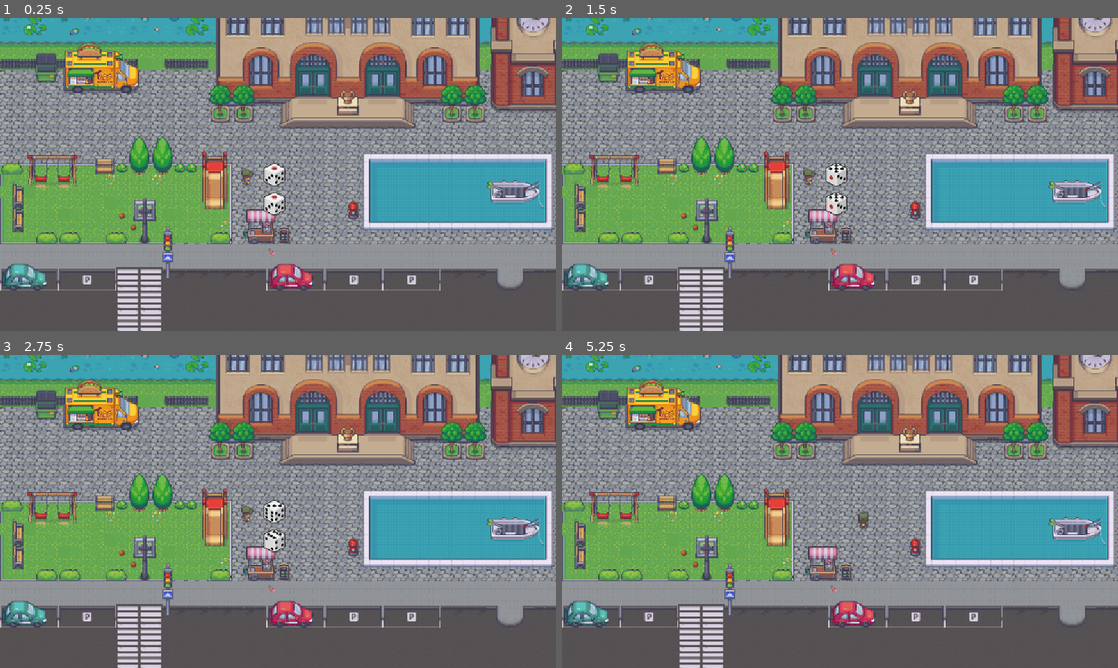
Above: before the commit, frames 1-4 (two rows, left to right).
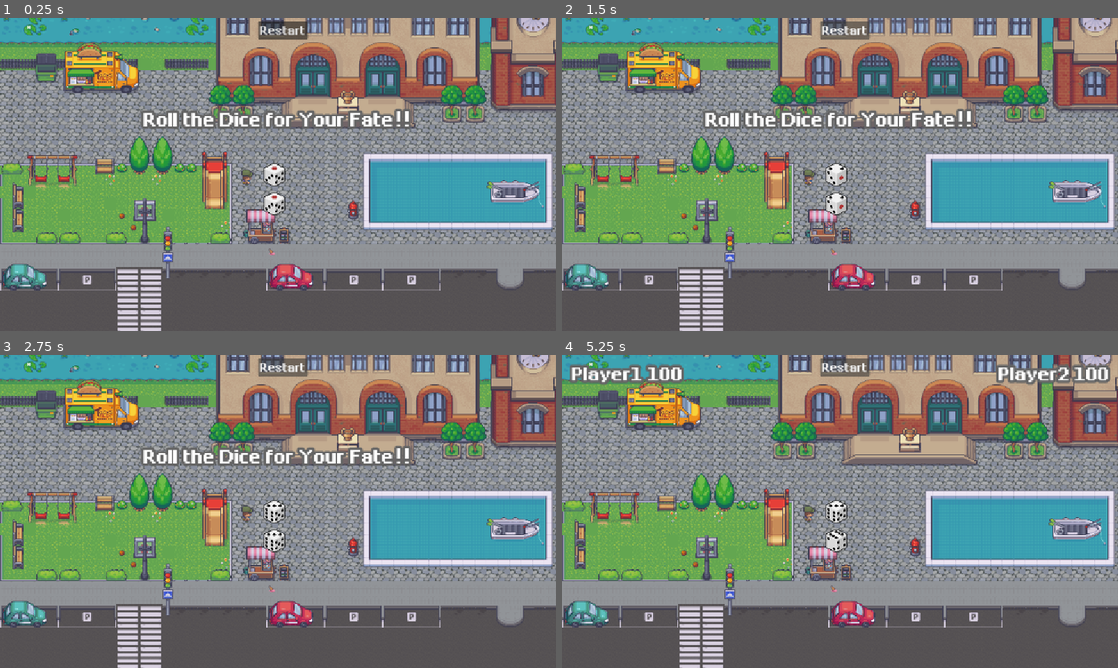
Above: after the commit, the same moments.

Repository: Riley1189/GameJam202508
Game: Godot game, scene res://Scenes/Game.tscn
Two runs of this game, one before a commit and one after it. Both use one fixed random seed, a clock stepped at 60 frames per second and the inputs below.
Inputs (mouse positions are in pixels of both pictures, inside the frame that each line leads up to):
- Up to frame 1 (0.25 s): no input
- Up to frame 2 (1.5 s): click (845, 30) at 0.5 s, where only the run after the commit has a clickable "Restart"; click (845, 30) at 1.25 s, where only the run after the commit has a clickable "Restart"
- Up to frame 3 (2.75 s): click (283, 367) at 2 s, where only the run after the commit has a clickable "Restart"
- Up to frame 4 (5.25 s): hold D (right1) 2.78-3.53 s; tap E (attack1) every 0.75 s from 2.85 to 5.1 s; hold S (down1) 3.53-4.28 s; hold D (right1) 4.28-5.03 s; hold W (up1) from 5.03 s (still down)

The runs differ from the first frame. In frame 1, 2.4% of the frame differs, in the area x 25-74%, y 1-36%; in frame 2, 2.5%; in frame 3, 2.5%; in frame 4, 3.2%, in the area x 1-99%, y 1-64%.

Commit message:
UIscript

Diff:
--- a/Scenes/Game.tscn
+++ b/Scenes/Game.tscn
@@ -10,6 +10,10 @@
 [ext_resource type="Texture2D" uid="uid://btch6dgo7njpq" path="res://Sprites/11_Camping_16x16.png" id="6_2irst"]
 [ext_resource type="Texture2D" uid="uid://dkany00m7ywt4" path="res://Sprites/1_Terrains_and_Fences_16x16.png" id="7_2irst"]
 [ext_resource type="PackedScene" uid="uid://d2fu72ypw23p5" path="res://Scenes/Player1.tscn" id="9_bf53h"]
+[ext_resource type="FontFile" uid="uid://6ovj4qv4mhix" path="res://AssetBundle/Uranus_Pixel_11Px.ttf" id="12_3cx6b"]
+[ext_resource type="Script" uid="uid://dhdrkscwtafbr" path="res://Scripts/UI_rolldice.gd" id="13_3cx6b"]
+[ext_resource type="Script" uid="uid://du883ycyemh71" path="res://Scripts/Reload.gd" id="13_wxwew"]
+[ext_resource type="Script" uid="uid://dd1aqvauqivx4" path="res://Scripts/UI_player.gd" id="14_wxwew"]
 
 [sub_resource type="TileSetAtlasSource" id="TileSetAtlasSource_71axn"]
 texture = ExtResource("2_kldst")
@@ -16060,4 +16064,123 @@
 rotation = -1.5708
 shape = SubResource("WorldBoundaryShape2D_dahhg")
 
+[node name="UI" type="CanvasLayer" parent="."]
+
+[node name="Button" type="Button" parent="UI"]
+offset_left = 534.0
+offset_top = 6.0
+offset_right = 636.0
+offset_bottom = 44.0
+size_flags_horizontal = 4
+theme_override_fonts/font = ExtResource("12_3cx6b")
+theme_override_font_sizes/font_size = 30
+text = "Restart"
+script = ExtResource("13_wxwew")
+metadata/_edit_use_anchors_ = true
+
+[node name="RollDice" type="Label" parent="UI"]
+anchors_preset = 8
+anchor_left = 0.5
+anchor_top = 0.5
+anchor_right = 0.5
+anchor_bottom = 0.5
+offset_left = -279.0
+offset_top = -140.0
+offset_right = 273.0
+offset_bottom = -91.0
+grow_horizontal = 2
+grow_vertical = 2
+size_flags_vertical = 0
+theme_override_colors/font_outline_color = Color(0.393086, 0.393086, 0.393085, 1)
+theme_override_constants/outline_size = 20
+theme_override_fonts/font = ExtResource("12_3cx6b")
+theme_override_font_sizes/font_size = 48
+text = "Roll the Dice for Your Fate!!"
+script = ExtResource("13_3cx6b")
+
+[node name="GameOver" type="Label" parent="UI"]
+visible = false
+anchors_preset = 8
+anchor_left = 0.5
+anchor_top = 0.5
+anchor_right = 0.5
+anchor_bottom = 0.5
+offset_left = -276.0
+offset_top = -111.5
+offset_right = 276.0
+offset_bottom = 51.5
+grow_horizontal = 2
+grow_vertical = 2
+size_flags_vertical = 0
+theme_override_colors/font_outline_color = Color(0.393086, 0.393086, 0.393085, 1)
+theme_override_constants/outline_size = 20
+theme_override_fonts/font = ExtResource("12_3cx6b")
+theme_override_font_sizes/font_size = 80
+text = "Player1 Lose
+Game Over!!!"
+horizontal_alignment = 1
+
+[node name="Author" type="Label" parent="UI/GameOver"]
+layout_mode = 1
+anchors_preset = 8
+anchor_left = 0.5
+anchor_top = 0.5
+anchor_right = 0.5
+anchor_bottom = 0.5
+offset_left = -278.0
+offset_top = 94.5
+offset_right = 274.0
+offset_bottom = 143.5
+grow_horizontal = 2
+grow_vertical = 2
+size_flags_vertical = 0
+theme_override_colors/font_outline_color = Color(0.393086, 0.393086, 0.393085, 1)
+theme_override_constants/outline_size = 20
+theme_override_fonts/font = ExtResource("12_3cx6b")
+theme_override_font_sizes/font_size = 35
+text = "Game by Riley&Chestnuttart"
+horizontal_alignment = 1
+
+[node name="Player1" type="Label" parent="UI"]
+anchors_preset = 8
+anchor_left = 0.5
+anchor_top = 0.5
+anchor_right = 0.5
+anchor_bottom = 0.5
+offset_left = -556.0
+offset_top = -311.0
+offset_right = -4.0
+offset_bottom = -262.0
+grow_horizontal = 2
+grow_vertical = 2
+size_flags_vertical = 0
+theme_override_colors/font_outline_color = Color(0.393086, 0.393086, 0.393085, 1)
+theme_override_constants/outline_size = 20
+theme_override_fonts/font = ExtResource("12_3cx6b")
+theme_override_font_sizes/font_size = 48
+text = "Player1 100"
+script = ExtResource("14_wxwew")
+
+[node name="Player2" type="Label" parent="UI/Player1"]
+layout_mode = 1
+anchors_preset = 8
+anchor_left = 0.5
+anchor_top = 0.5
+anchor_right = 0.5
+anchor_bottom = 0.5
+offset_left = 286.0
+offset_top = -24.5
+offset_right = 838.0
+offset_bottom = 24.5
+grow_horizontal = 2
+grow_vertical = 2
+size_flags_vertical = 0
+theme_override_colors/font_outline_color = Color(0.393086, 0.393086, 0.393085, 1)
+theme_override_constants/outline_size = 20
+theme_override_fonts/font = ExtResource("12_3cx6b")
+theme_override_font_sizes/font_size = 48
+text = "Player2 100"
+horizontal_alignment = 2
+
 [connection signal="timeout" from="Timer" to="." method="one_round"]
+[connection signal="pressed" from="UI/Button" to="UI/Button" method="_on_pressed"]
--- a/Scenes/Tools/Hydrant.tscn
+++ b/Scenes/Tools/Hydrant.tscn
@@ -45,7 +45,6 @@
 
 [node name="CollisionShape2D" type="CollisionShape2D" parent="."]
 position = Vector2(32, 0)
-scale = Vector2(1, 1)
 shape = SubResource("RectangleShape2D_r5a3y")
 
 [node name="AnimatedSprite2D" type="AnimatedSprite2D" parent="."]
@@ -54,4 +53,4 @@
 sprite_frames = SubResource("SpriteFrames_fs36a")
 animation = &"idle"
 autoplay = "idle"
-frame_progress = 0.94965
+frame_progress = 0.00142028
--- a/Scenes/Tools/TrafficLight.tscn
+++ b/Scenes/Tools/TrafficLight.tscn
@@ -81,13 +81,13 @@
 
 [node name="Sprite2D" type="Sprite2D" parent="."]
 position = Vector2(0, -32)
-texture = ExtResource("1_ii5tt")
+texture = ExtResource("1_t13it")
 
 [node name="AnimatedSprite2D" type="AnimatedSprite2D" parent="."]
 position = Vector2(-0.5, -44.5)
 sprite_frames = SubResource("SpriteFrames_nb6fy")
 animation = &"idle"
-frame_progress = 0.635524
+frame_progress = 0.280357
 
 [node name="CollisionShape2D" type="CollisionShape2D" parent="."]
 position = Vector2(0, -32)
--- a/Scenes/ui.tscn
+++ /dev/null
@@ -1,106 +0,0 @@
-[gd_scene load_steps=2 format=3 uid="uid://dnidluluiuh0i"]
-
-[ext_resource type="FontFile" uid="uid://6ovj4qv4mhix" path="res://AssetBundle/Uranus_Pixel_11Px.ttf" id="1_jxero"]
-
-[node name="UI" type="CanvasLayer"]
-
-[node name="RollDice" type="Label" parent="."]
-anchors_preset = 8
-anchor_left = 0.5
-anchor_top = 0.5
-anchor_right = 0.5
-anchor_bottom = 0.5
-offset_left = -279.0
-offset_top = -140.0
-offset_right = 273.0
-offset_bottom = -91.0
-grow_horizontal = 2
-grow_vertical = 2
-size_flags_vertical = 0
-theme_override_colors/font_outline_color = Color(0.393086, 0.393086, 0.393085, 1)
-theme_override_constants/outline_size = 20
-theme_override_fonts/font = ExtResource("1_jxero")
-theme_override_font_sizes/font_size = 48
-text = "Roll the Dice for Your Fate!!"
-
-[node name="Player1" type="Label" parent="."]
-anchors_preset = 8
-anchor_left = 0.5
-anchor_top = 0.5
-anchor_right = 0.5
-anchor_bottom = 0.5
-offset_left = -556.0
-offset_top = -311.0
-offset_right = -4.0
-offset_bottom = -262.0
-grow_horizontal = 2
-grow_vertical = 2
-size_flags_vertical = 0
-theme_override_colors/font_outline_color = Color(0.393086, 0.393086, 0.393085, 1)
-theme_override_constants/outline_size = 20
-theme_override_fonts/font = ExtResource("1_jxero")
-theme_override_font_sizes/font_size = 48
-text = "Player1 100"
-
-[node name="Player2" type="Label" parent="Player1"]
-layout_mode = 1
-anchors_preset = 8
-anchor_left = 0.5
-anchor_top = 0.5
-anchor_right = 0.5
-anchor_bottom = 0.5
-offset_left = 286.0
-offset_top = -24.5
-offset_right = 838.0
-offset_bottom = 24.5
-grow_horizontal = 2
-grow_vertical = 2
-size_flags_vertical = 0
-theme_override_colors/font_outline_color = Color(0.393086, 0.393086, 0.393085, 1)
-theme_override_constants/outline_size = 20
-theme_override_fonts/font = ExtResource("1_jxero")
-theme_override_font_sizes/font_size = 48
-text = "Player2 100"
-horizontal_alignment = 2
-
-[node name="GameOver" type="Label" parent="."]
-anchors_preset = 8
-anchor_left = 0.5
-anchor_top = 0.5
-anchor_right = 0.5
-anchor_bottom = 0.5
-offset_left = -276.0
-offset_top = -111.5
-offset_right = 276.0
-offset_bottom = 51.5
-grow_horizontal = 2
-grow_vertical = 2
-size_flags_vertical = 0
-theme_override_colors/font_outline_color = Color(0.393086, 0.393086, 0.393085, 1)
-theme_override_constants/outline_size = 20
-theme_override_fonts/font = ExtResource("1_jxero")
-theme_override_font_sizes/font_size = 80
-text = "Player1 Lose
-Game Over!!!"
-horizontal_alignment = 1
-
-[node name="Author" type="Label" parent="GameOver"]
-layout_mode = 1
-anchors_preset = 8
-anchor_left = 0.5
-anchor_top = 0.5
-anchor_right = 0.5
-anchor_bottom = 0.5
-offset_left = -278.0
-offset_top = 94.5
-offset_right = 274.0
-offset_bottom = 143.5
-grow_horizontal = 2
-grow_vertical = 2
-size_flags_vertical = 0
-theme_override_colors/font_outline_color = Color(0.393086, 0.393086, 0.393085, 1)
-theme_override_constants/outline_size = 20
-theme_override_fonts/font = ExtResource("1_jxero")
-theme_override_font_sizes/font_size = 35
-text = "Game by Riley&Chestnuttart"
-horizontal_alignment = 1
--- a/Scripts/GameManager.gd
+++ b/Scripts/GameManager.gd
@@ -1,14 +1,15 @@
 extends Node2D
 
-
 @export var dice_roll: PackedScene
-
+@export var Player1: Label
+@export var Player2: Label
 
 # Called when the node enters the scene tree for the first time.
 #这里的处理逻辑也是同每轮一样，
 #1. 生成骰子，角色被告知新的一轮，以及获得tool+随机属性）
 #2. 骰子销毁（骰子自带的3s消失的属性），角色开始可以移动开始战斗
 func _ready() -> void:
+
 	randomize() #使得每次的随机都不一样
 	#var dice_node1=dice_roll.instantiate()
 	#dice_node1.position=Vector2(-5,0)
@@ -30,7 +31,7 @@
 	var effect_number1=randi_range(1,6)
 	dice_node_effect1._roll_number(effect_number1)
 
-	#$Player1.new_round_change(tools_number1,effect_number1)
+	$Player1.new_round_change(tools_number1,effect_number1)
 
 
 
--- /dev/null
+++ b/Scripts/Reload.gd
@@ -0,0 +1,5 @@
+extends Button
+
+
+func _on_pressed() -> void:
+	get_tree().reload_current_scene()
--- /dev/null
+++ b/Scripts/UI_player.gd
@@ -0,0 +1,6 @@
+extends Label
+
+func _ready() -> void:
+	hide()   # 场景加载时先隐藏
+	await get_tree().create_timer(3.0).timeout
+	show()
--- /dev/null
+++ b/Scripts/UI_rolldice.gd
@@ -0,0 +1,13 @@
+extends Label
+
+@export var show_time: float = 2.5
+@export var fade_time: float = 0.5
+
+func _ready() -> void:
+	show()
+	await get_tree().create_timer(show_time).timeout
+	var tween := create_tween()
+	tween.tween_property(self, "modulate:a", 0.0, fade_time)  # 透明度变0
+	await tween.finished
+	hide()
+	modulate.a = 1.0
Not shown: 1 places in Scenes/Game.tscn that only renumber resources
Not shown: 2 places in Scenes/Tools/Antique.tscn that only renumber resources
Not shown: 1 places in Scenes/Tools/Hydrant.tscn that only renumber resources
Not shown: 1 places in Scenes/Tools/TrafficLight.tscn that only renumber resources
Not shown: 1 places in Scenes/Tools/TrashCan.tscn that only renumber resources
Not shown, added: Scripts/Reload.gd.uid
Not shown, added: Scripts/UI_player.gd.uid
Not shown, added: Scripts/UI_rolldice.gd.uid
Binary file added: Sprites/Modern_UI_Style_1.png
Not shown, added: Sprites/Modern_UI_Style_1.png.import
